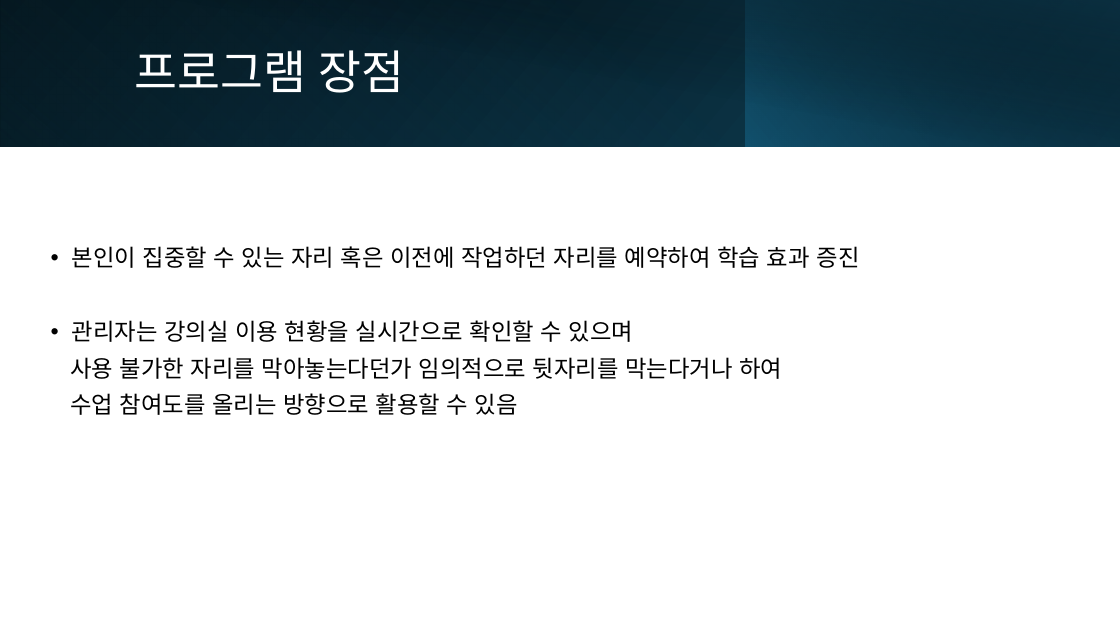
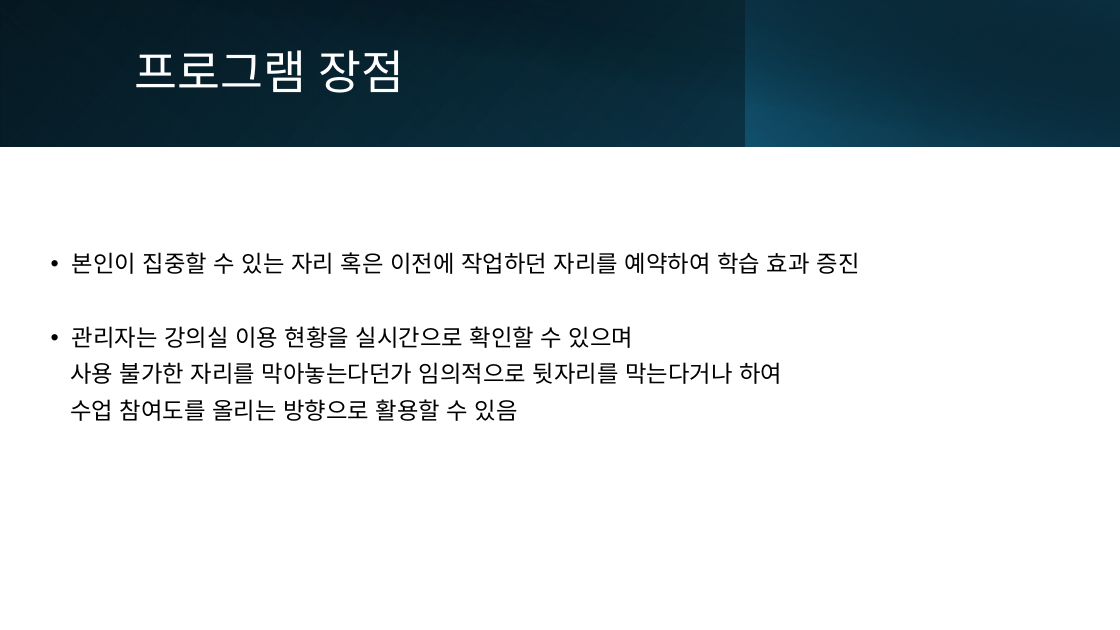
Before and after one commit to kjunh972/TBFG, a slide deck: slide 8 of doc/TBFG 모바일 프로젝트.pptx. Drawn at 1120x630 pixels with LibreOffice and Linux fonts; fonts in the diff are those of the drawing. Boxes give left, top, right and bottom in pixels: in the first picture for what was removed or moved away, otherwise in the second. Text is boxed around its words. In the diff, an @@ line names an element or a change of style, - is before the commit and + after.

Commit message:
모바일 프로그래밍 발표 자료

```diff
--- a/doc/TBFG 모바일 프로젝트.pptx
+++ b/doc/TBFG 모바일 프로젝트.pptx
@@ text "본인이 집중할 수 있는 자리 ...": place and size @@
-text "본인이 집중할 수 있는 자리 ..." at [70,246,860,415]
+text "본인이 집중할 수 있는 자리 ..." at [70,252,860,421]
```
Also in this commit, not shown: 4 other slides changed.
